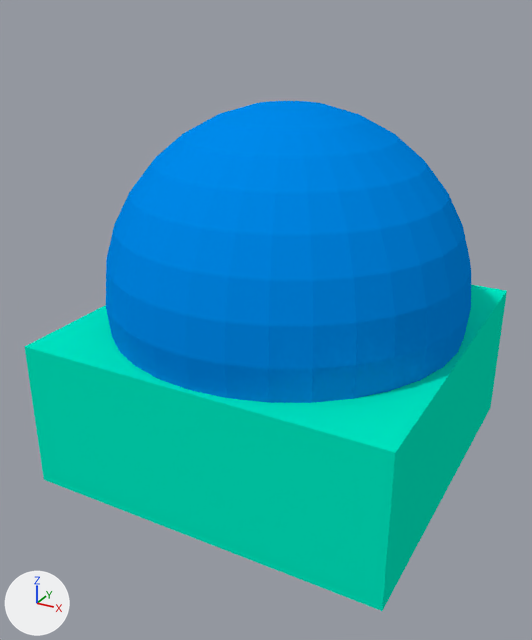
Renders of the Blender file js/ballistic.blend from each side of a commit.
Rendered twice from a 50 mm camera at (150.0, -308.0, 130.0) aimed at (-10.0, -18.0, -15.0). Arrows for +X, +Y and +Z are at lower left; the lights stay in place.

Objects in the first picture: 'Cube.003', 'skyCube'.
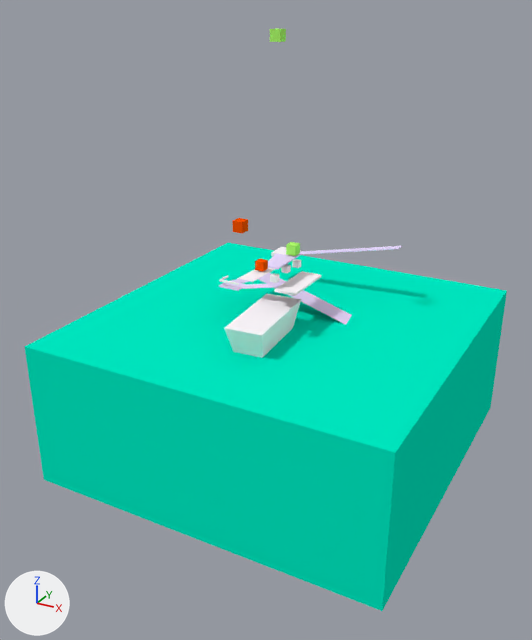
What differs and where, as boxes [x1, y1, x2, y2] in the pictures (532 x 640 px):
'skyCube', hidden: before [106, 101, 471, 403]
'greenCube', moved (not visible before): after [270, 29, 286, 42]
'floating.002', added: after [292, 259, 301, 268]
'ground', unchanged, uncovered by the edit: after [224, 294, 301, 358]

The change in detail:
Mesh me_cube_006 is new.
It is a box spanning x -1.0..1.0, y -1.0..1.0, z -1.0..1.0.
It uses material mat_platforms (white #fffaff).
Object 'greenCube' (ob_greencube) moves from (-3.5, -19.7, 70.8) to (-3.5, -19.7, 115.2).
Object 'skyCube' (ob_skycube) is now hidden.
Object 'floating.002' (ob_floating_002) is new; it shows me_cube_006.
Its location is (-3.4, 1.7, 9.1).
Its scale is (1.63, 1.63, 1.63).
